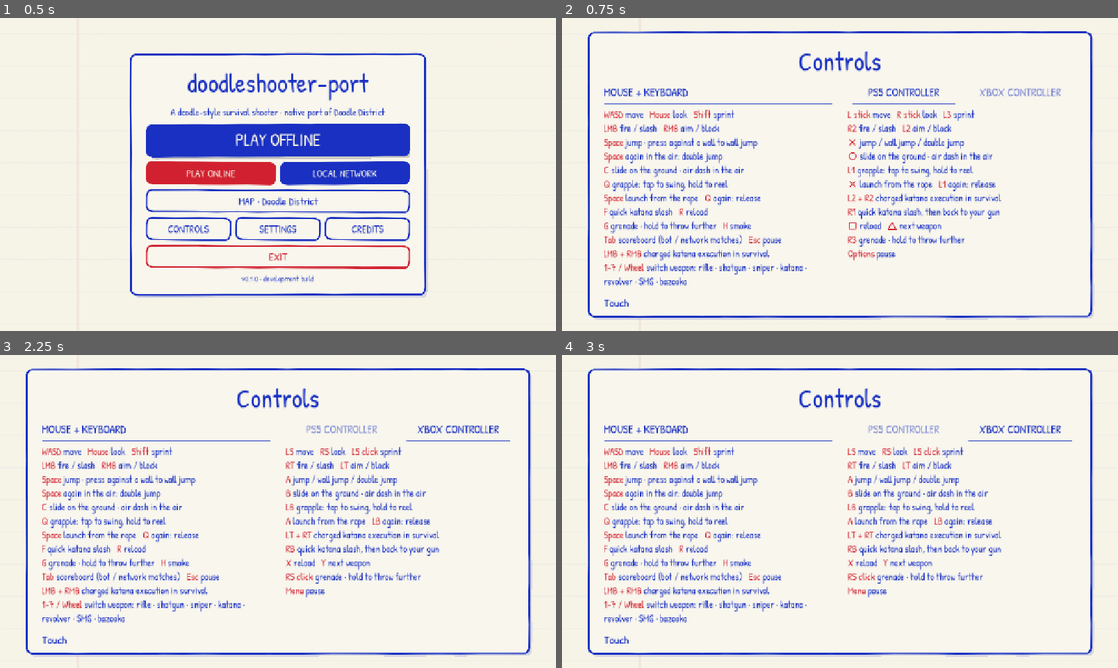
Above: before the commit, frames 1-4 (two rows, left to right).
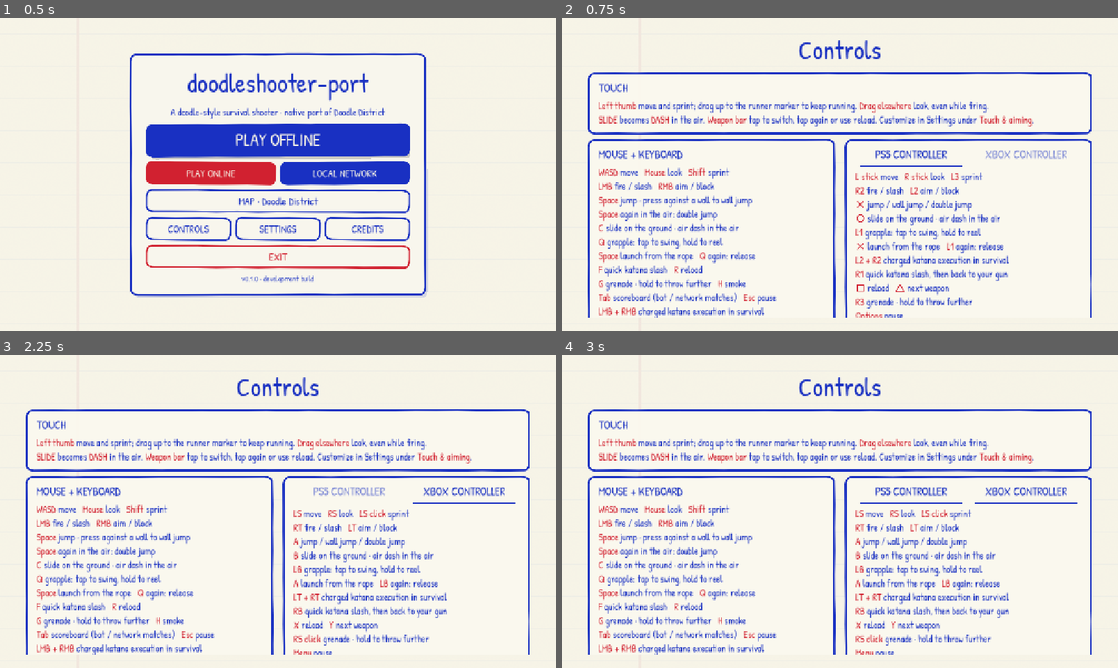
Above: after the commit, the same moments.

Repository: albertolicea00/doodleshooter-port
Game: Godot game, scene res://scenes/main.tscn
Two runs of this game, one before a commit and one after it. Both use one fixed random seed, a clock stepped at 60 frames per second and the inputs below.
Inputs (mouse positions are in pixels of both pictures, inside the frame that each line leads up to):
- Up to frame 1 (0.5 s): no input
- Up to frame 2 (0.75 s): click "CONTROLS" at 0.5 s
- Up to frame 3 (2.25 s): click "PS5 CONTROLLER" at 1.25 s; click "XBOX CONTROLLER" at 2 s
- Up to frame 4 (3 s): tap Enter at 2.75 s; move the mouse to (962, 495) at 2.77 s; hold D (right) from 2.78 s (still down); hold Right mouse button (aim) from 2.78 s (still down); click (962, 495) at 2.92 s

Frame 1 is identical in both runs. In frame 2, 21% of the frame differs, in the area x 4-96%, y 4-97%; in frame 3, 21%; in frame 4, 21%.

Commit message:
feat(ui): update controls layout with improved touch and controller sections

Diff:
--- a/native/scripts/game.gd
+++ b/native/scripts/game.gd
@@ -539,13 +539,18 @@
 func show_controls() -> void:
 	_clear_menu("Controls", "")
 	menu_items.get_child(1).hide()
+	menu.add_theme_stylebox_override("panel", StyleBoxEmpty.new())
 	menu.custom_minimum_size.x = 1160
 	menu.offset_left = -580
 	menu.offset_right = 580
-	var columns = HBoxContainer.new()
-	columns.add_theme_constant_override("separation", 36)
-	menu_items.add_child(columns)
-	_controls_column(columns, "MOUSE + KEYBOARD", [
+	_controls_column(menu_items, "TOUCH", [
+		"{Left thumb} move and sprint; drag up to the runner marker to keep running. {Drag elsewhere} look, even while firing.",
+		"{SLIDE} becomes {DASH} in the air. {Weapon bar} tap to switch, tap again or use reload. Customize in Settings under {Touch & aiming}."
+	])
+	var cards = HBoxContainer.new()
+	cards.add_theme_constant_override("separation", 24)
+	menu_items.add_child(cards)
+	_controls_column(cards, "MOUSE + KEYBOARD", [
 		"{WASD} move   {Mouse} look   {Shift} sprint",
 		"{LMB} fire / slash   {RMB} aim / block",
 		"{Space} jump · press against a wall to wall jump",
@@ -557,7 +562,7 @@
 		"{G} grenade · hold to throw further   {H} smoke",
 		"{Tab} scoreboard (bot / network matches)   {Esc} pause",
 		"{LMB + RMB} charged katana execution in survival",
-		"{1–7 / Wheel} switch weapon: rifle · shotgun · sniper · katana · revolver · SMG · bazooka"
+		"{1–7 / Wheel} switch weapons"
 	])
 	var ps5_lines: Array[String] = [
 		"{L stick} move   {R stick} look   {L3} sprint",
@@ -572,29 +577,29 @@
 		"{R3} grenade · hold to throw further",
 		"{Options} pause"
 	]
-	var controller = _controls_column(columns, "", ps5_lines)
+	var controller = _controls_column(cards, "", ps5_lines)
 	_controller_picker(controller, ps5_lines)
-	_credit_section("Touch", "Left thumb: move and sprint; drag up to the runner marker to keep running. Drag elsewhere to look, even while firing. SLIDE becomes DASH in the air. Tap a weapon to switch; tap it again or use reload to reload. Customize aiming and button layout in Settings under Touch & aiming.")
-	_button("BACK", pause_menu if paused else show_main_menu, "RedOutlineButton")
-
-func _controls_column(columns: HBoxContainer, title: String, lines: Array[String]) -> VBoxContainer:
+	var back = _button("BACK", pause_menu if paused else show_main_menu, "RedOutlineButton")
+	back.custom_minimum_size.x = 240
+	back.size_flags_horizontal = Control.SIZE_SHRINK_CENTER
+
+func _controls_column(parent: Container, title: String, lines: Array[String]) -> VBoxContainer:
+	var card = PanelContainer.new()
+	card.add_theme_stylebox_override("panel", DoodlePen.box(Color(0.98, 0.972, 0.933, 0.95), DoodlePen.INK, 3.0, -0.35, Vector2(24, 16)))
+	card.size_flags_horizontal = Control.SIZE_EXPAND_FILL
+	parent.add_child(card)
 	var column = VBoxContainer.new()
 	column.size_flags_horizontal = Control.SIZE_EXPAND_FILL
 	column.add_theme_constant_override("separation", 8)
-	columns.add_child(column)
+	card.add_child(column)
 	var heading = Label.new()
 	heading.text = title
 	heading.add_theme_font_size_override("font_size", 26)
 	column.add_child(heading)
-	var rule = ColorRect.new()
-	rule.color = DoodlePen.INK
-	rule.custom_minimum_size.y = 2
-	column.add_child(rule)
 	var legend = RichTextLabel.new()
 	legend.bbcode_enabled = true
 	legend.fit_content = true
 	legend.scroll_active = false
-	legend.custom_minimum_size.x = 480
 	legend.mouse_filter = Control.MOUSE_FILTER_PASS
 	legend.add_theme_font_size_override("normal_font_size", 22)
 	legend.add_theme_constant_override("line_separation", 2)
@@ -618,8 +623,7 @@
 		for binding in bindings:
 			translated = translated.replace(binding, bindings[binding])
 		xbox_lines.append(translated)
-	var legend = column.get_child(2) as RichTextLabel
-	column.get_child(0).free()
+	var legend = column.get_child(1) as RichTextLabel
 	column.get_child(0).free()
 	var picker = HBoxContainer.new()
 	picker.add_theme_constant_override("separation", 10)
